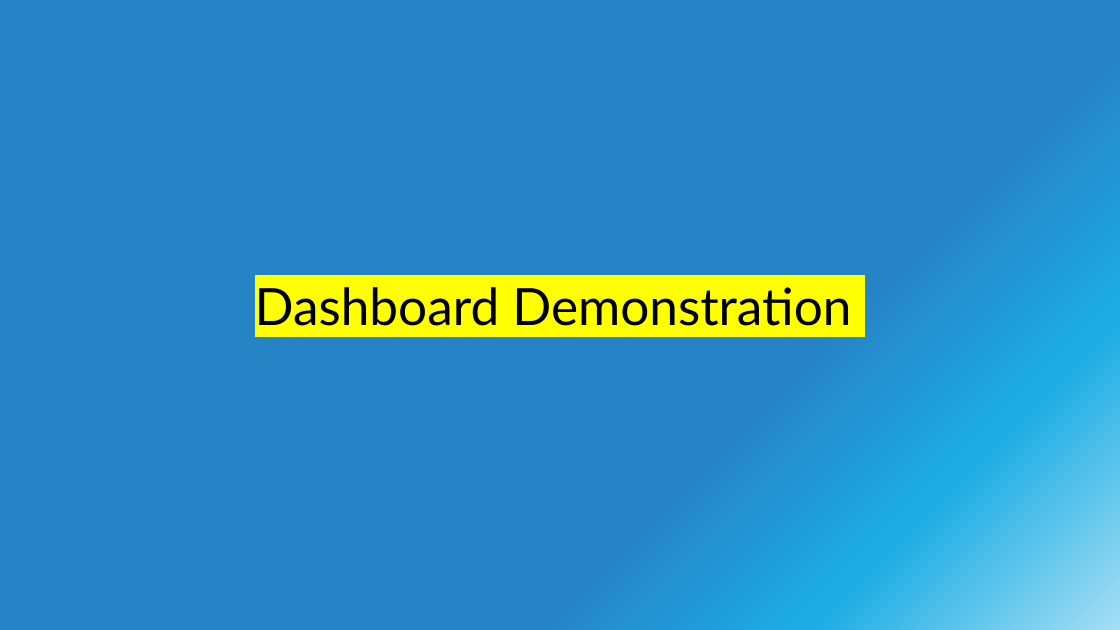
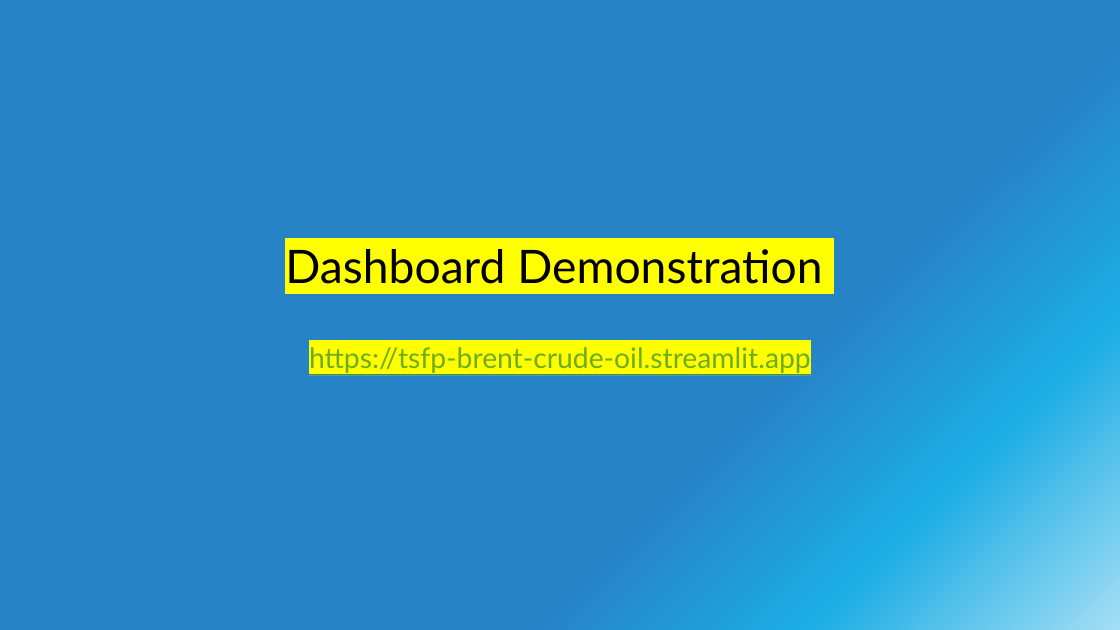
Before and after one commit to amohaf32/Time-Series-Forecast-Platform-Brent-Crude-Oil, a slide deck: slide 9 of presentations/Final Presentation .pptx. Drawn at 1120x630 pixels with LibreOffice and Linux fonts; fonts in the diff are those of the drawing. Boxes give left, top, right and bottom in pixels: in the first picture for what was removed or moved away, otherwise in the second. Text is boxed around its words. In the diff, an @@ line names an element or a change of style, - is before the commit and + after.

Commit message:
added hyperlink to the dashboard

```diff
--- a/presentations/Final Presentation .pptx
+++ b/presentations/Final Presentation .pptx
@@ title at box(285, 249, 822, 373): text changed; size 44 to 24.3 pt; text colour #000000 to #6EAC1C @@
-Dashboard Demonstration
+Dashboard Demonstration
+https://tsfp-brent-crude-oil.streamlit.app
```
